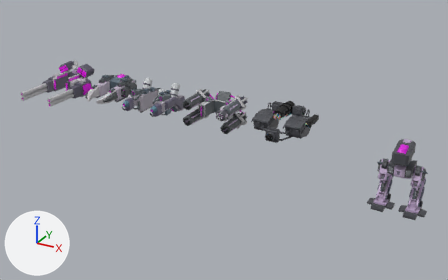
An edit to the FBX model Assets/04.Models/Robot.fbx, drawn before and after from the same camera.
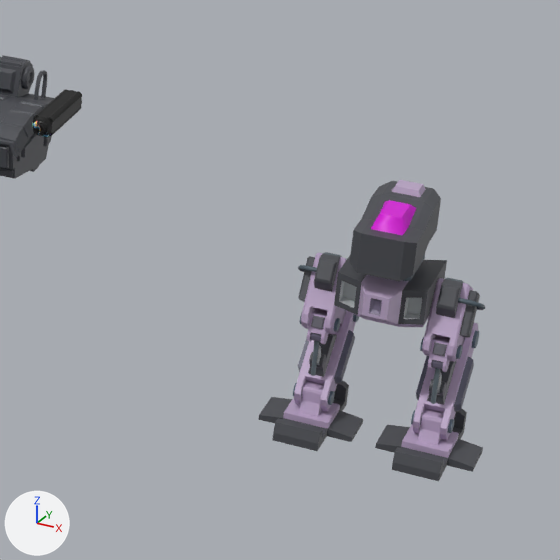
Each version appears first whole from a 50 mm camera at (15.3, -77.7, 43.2) aimed at (-27.2, -0.5, 4.6), and next in a close-up on the part from 66% to 100% of the width and 32% to 86% of the height. Every picture has the same lights, and +X, +Y and +Z are marked at lower left. Where no turn or scale is listed for an object, it has been applied to the vertices.

Objects in the first close-up: 'Base', 'Cylinder.004', 'Cylinder.005', 'Legs'.
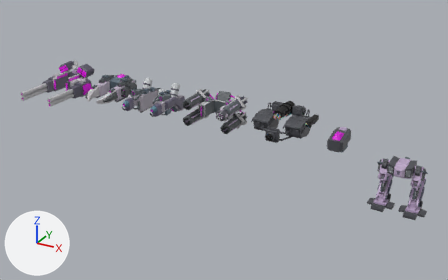
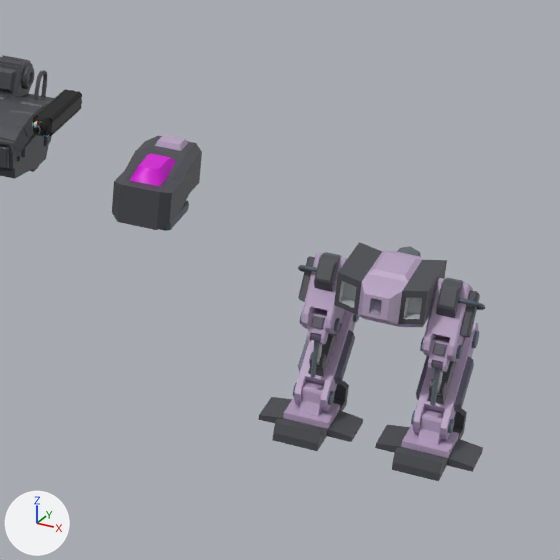
What differs and where, as boxes (x1, y1, x2, y2) in the close-ups (560 x 560 px):
'Base', moved
    before: (350, 180, 441, 282)
    after: (112, 135, 202, 231)

The change, as a diff of the scene's bpy script:
```diff
--- a/Assets/04.Models/Robot.fbx.py
+++ b/Assets/04.Models/Robot.fbx.py
@@ ob_base @@
 ob_base = bpy.data.objects.new('Base', me_base)
-ob_base.location = (0.0, 0.13, 6.84)
+ob_base.location = (-8.94, 0.13, 6.84)
```
